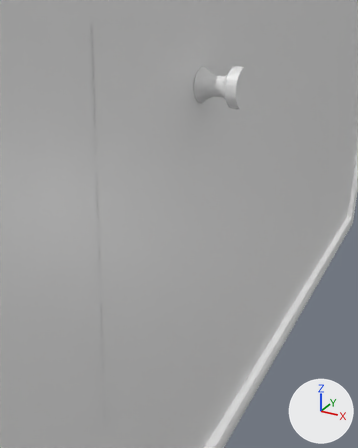
An edit to the Blender file 3D_Objects_Blender/NoteBoard/NoteBoard.blend, drawn before and after from the same camera.
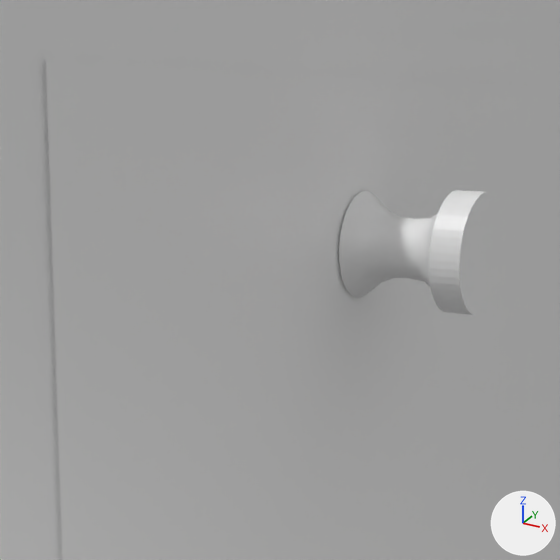
Each version appears first from a 50 mm lens placed at (0.0407, -0.0841, -0.0038), pointed at (0.0027, -0.015, -0.0384), and next in a close-up on the part from 21% to 76% of the width and 0% to 43% of the height. The axes (+X, +Y, +Z) are drawn at lower right. The lights are the same throughout.

Script lines for the objects in view, before the commit:
```python
me_boardcube = bpy.data.meshes.new('BoardCube')
me_boardcube.from_pydata(...)  # 222 vertices, 206 faces; spans x -0.007..0.012, y -0.199..0.199, z -0.125..0.125
# faces by material slot: [50, 156]
me_boardcube.materials.append(mat_corkpanel)  # white #e7e7e7
me_boardcube.materials.append(mat_frame)  # white #e7e7e7
me_note2cube = bpy.data.meshes.new('Note2Cube')
me_note2cube.from_pydata([(0.0, -0.0312, 0.0312), (0.0, -0.0312, -0.0312), (0.0, 0.0312, 0.0312), (0.0, 0.0312, -0.0312)], [], [(0, 1, 3, 2)])
me_note2cube.materials.append(mat_note2material)  # white #e7e7e7
me_pine2cylinder = bpy.data.meshes.new('Pine2Cylinder ')
me_pine2cylinder.from_pydata(...)  # 720 vertices, 961 faces; spans x 0.00026..0.00822, y -0.00355..0.00355, z -0.00354..0.00354
me_pine2cylinder.materials.append(mat_pinsmaterial)  # white #e7e7e7
ob_board = bpy.data.objects.new('Board', me_boardcube)
ob_board.location = (-0.00068, 0.0, 0.0)
ob_board.scale = (0.275, 0.963, 0.942)
ob_note02 = bpy.data.objects.new('Note02', me_note2cube)
ob_note02.location = (0.00023, -0.00285, -0.03827)
ob_note02.rotation_euler = (1.516, 0.0, 0.0)  # degrees (87, 0, 0)
ob_pin02 = bpy.data.objects.new('Pin02', me_pine2cylinder)
ob_pin02.location = (0.00012, -0.00217, -0.01673)
```
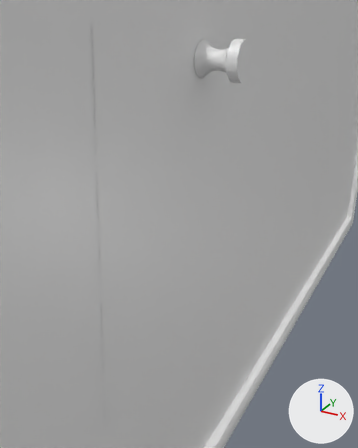
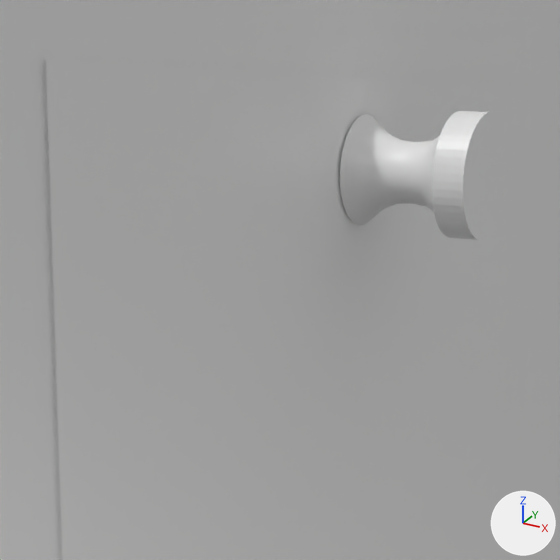
Where the change shows, as pixel boxes (x1, y1, x2, y2) in the close-ups (560 x 560 px):
'Pin02', moved
    before: (339, 190, 505, 315)
    after: (340, 111, 509, 240)

The change, as a list of edits to the scene's bpy script:
```text
Change ob_pin02:
    ob_pin02.location: (0.00012, -0.00217, -0.01673) -> (0.00012, -0.00217, -0.01233)
```
